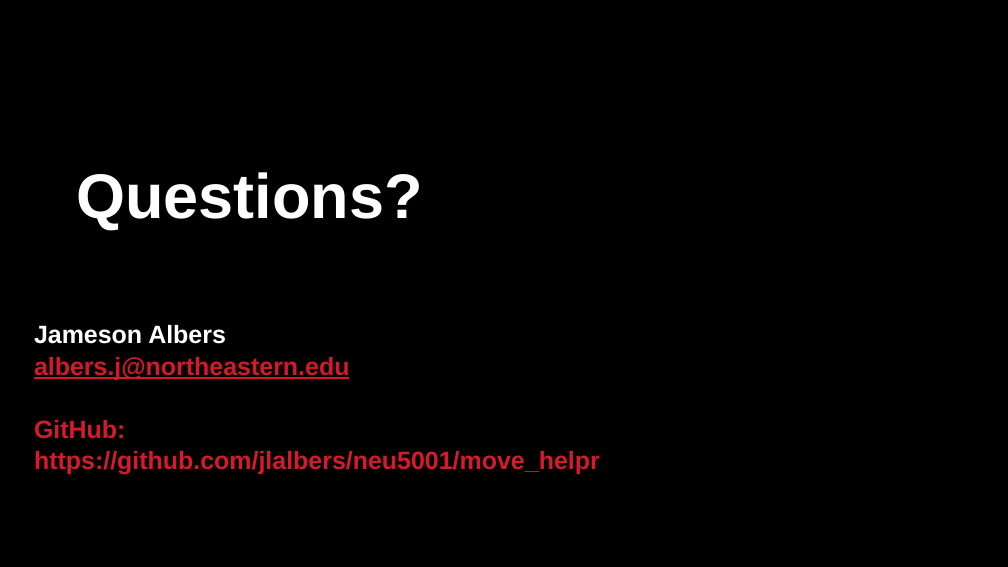
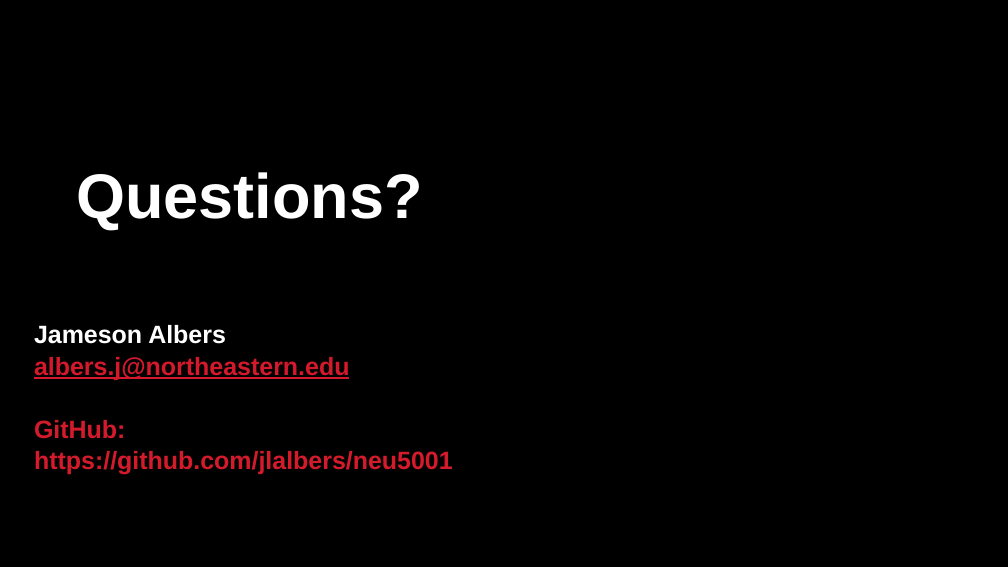
Before and after one commit to jlalbers/neu5001, a slide deck: slide 10 of move_helpr/Project Presentation.pptx. Drawn at 1008x567 pixels with LibreOffice and Linux fonts; fonts in the diff are those of the drawing; background and template pictures are left out. Boxes give left, top, right and bottom in pixels: in the first picture for what was removed or moved away, otherwise in the second. Text is boxed around its words. In the diff, an @@ line names an element or a change of style, - is before the commit and + after.

```diff
--- a/move_helpr/Project Presentation.pptx
+++ b/move_helpr/Project Presentation.pptx
@@ text at [34, 451, 453, 475]: text changed @@
-https://github.com/jlalbers/neu5001/move_helpr
+https://github.com/jlalbers/neu5001
```
Also in this commit, not shown: 1 other file.
